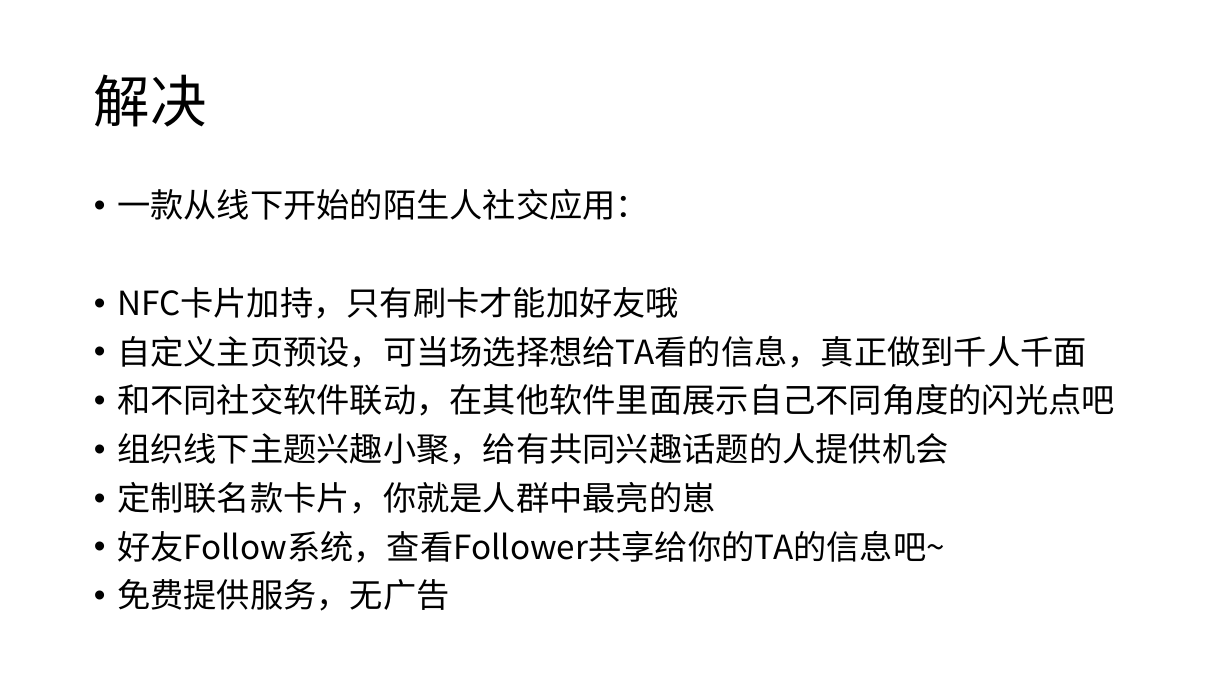
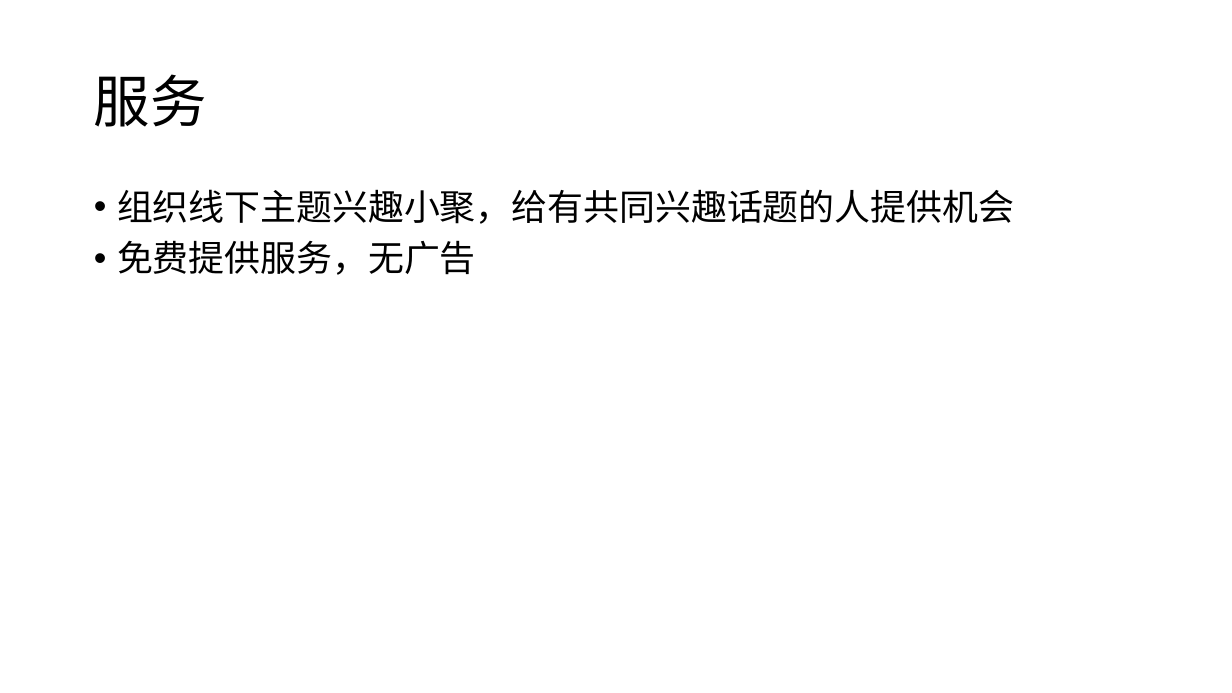
Before and after one commit to TingliangZhang/girlsday2021, a slide deck: slide 5 of LaunchEvent/2021FutureInteractionSpacialEvent.pptx (slide 9 before the commit). Drawn at 1232x693 pixels with LibreOffice and Linux fonts; fonts in the diff are those of the drawing. Boxes give left, top, right and bottom in pixels: in the first picture for what was removed or moved away, otherwise in the second. Text is boxed around its words. In the diff, an @@ line names an element or a change of style, - is before the commit and + after.

```diff
--- a/LaunchEvent/2021FutureInteractionSpacialEvent.pptx
+++ b/LaunchEvent/2021FutureInteractionSpacialEvent.pptx
@@ title at (94,74,207,127): text changed @@
-解决
+服务
@@ text "组织线下主题兴趣小聚，给有共同兴趣话题的人提供机会" at (117,189,1014,275): size 25.9 to 28 pt @@
@@ text at (117,189,1115,416): paragraphs removed @@
-• 一款从线下开始的陌生人社交应用：
-• NFC卡片加持，只有刷卡才能加好友哦
-• 自定义主页预设，可当场选择想给TA看的信息，真正做到千人千面
-• 和不同社交软件联动，在其他软件里面展示自己不同角度的闪光点吧
@@ text at (117,482,945,563): paragraphs removed @@
-• 定制联名款卡片，你就是人群中最亮的崽
-• 好友Follow系统，查看Follower共享给你的TA的信息吧~
```
Also in this commit, not shown: 3 other slides changed, 3 slides added, 3 slides removed.
